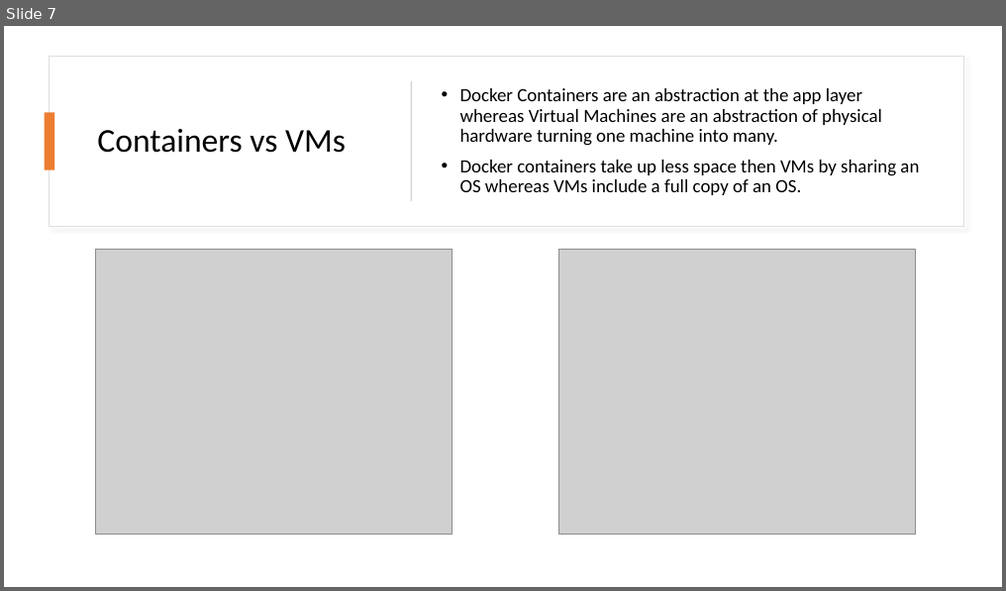
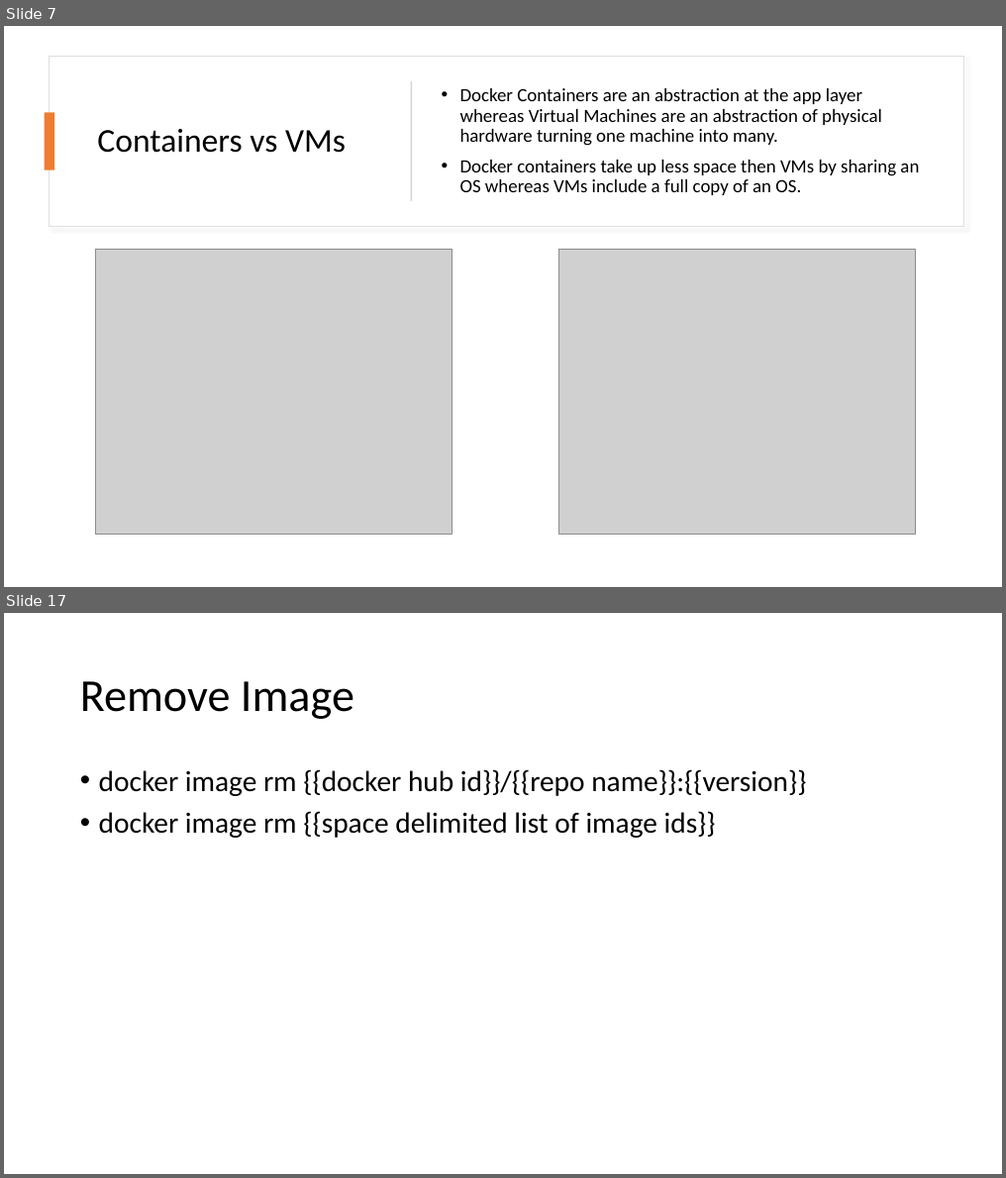
Before and after one commit to dvdmrk/DockerPresentation, a slide deck: Slides/DockerPresentation.pptx. Shown one above the other, each under a label of ours: slide 7 before the commit, slides 7 and 17 after it; the slides between them are not shown. The pictures are 1006x591 and 1006x1178 pixels, drawn with LibreOffice and Linux fonts; fonts in the diff are those of the drawing; grey boxes stand for pictures. Boxes give left, top, right and bottom in pixels: in the first picture for what was removed or moved away, otherwise in the second. Text is boxed around its words. In the diff, an @@ line names an element or a change of style, - is before the commit and + after.

```diff
--- a/Slides/DockerPresentation.pptx
+++ b/Slides/DockerPresentation.pptx
@@ slide 17 added at (4,613,1002,1174), background #FFFFFF @@
@@ title added at (80,681,354,719), 44 pt, text #000000 @@
+Remove Image
@@ text added at (99,769,806,838), 28 pt, text #000000 @@
+• docker image rm {{docker hub id}}/{{repo name}}:{{version}}
+• docker image rm {{space delimited list of image ids}}
```
Also in this commit, not shown: 3 slides changed, 27 other slides added, 4 slides removed, 2 other files.
